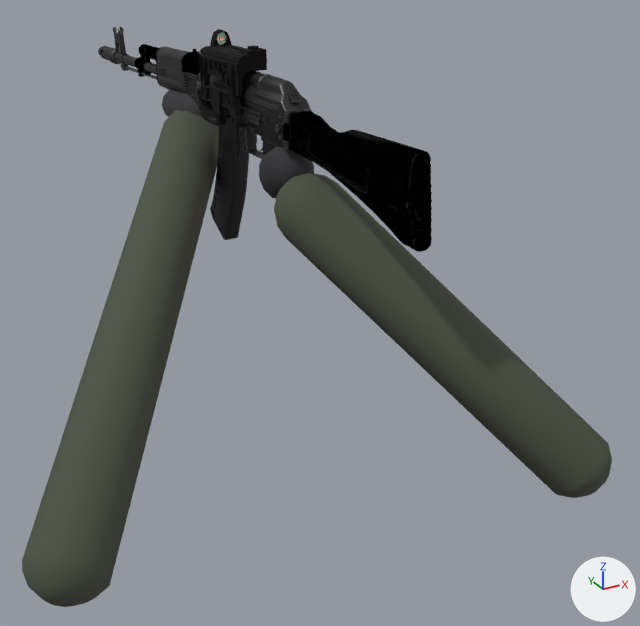
The glTF model physicsbox/assets/weapons/ak74_fp.glb: old version first, new version second.
Before and after are seen from a 50 mm camera at (-0.361, -0.711, 0.071) aimed at (0.18, 0.273, -0.421). The axes (+X, +Y, +Z) are drawn at lower right. The lights are the same throughout. The first picture is the older version. Vertices at exactly the same position are counted once.

Objects in the first picture: 'AK', 'ArmL', 'ArmR', 'HandR', 'Kobra', 'Mag' and 1 more.
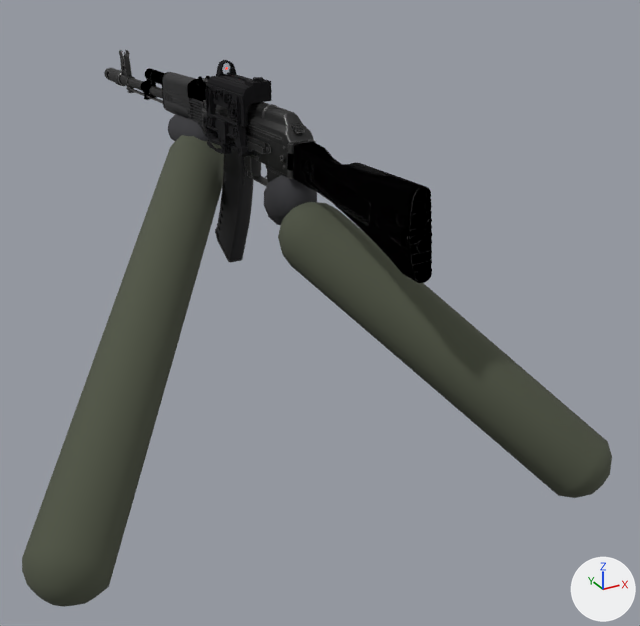
Boxes [x1, y1, x2, y2] around the edits, measured in the pictures (640 x 626 px; the box of a moved part takes in the faces that stretch with it):
'ArmL', reshaped: before [22, 110, 219, 607]; after [22, 135, 224, 607]
'ArmR', reshaped (9% shorter): before [274, 173, 612, 498]; after [278, 202, 612, 498]
'AK', reshaped: before [98, 27, 432, 252]; after [104, 50, 432, 283]
'Kobra', reshaped: before [197, 29, 267, 128]; after [203, 60, 272, 158]
'Mag', moved: before [210, 121, 249, 240]; after [215, 149, 254, 262]
'HandR', moved: before [259, 147, 314, 199]; after [264, 175, 317, 225]
part 3 of me_object_0, moved or reshaped: before [289, 111, 424, 249]; after [293, 142, 423, 280]
part 4 of me_object_0, moved or reshaped: before [399, 151, 431, 252]; after [401, 186, 432, 283]
part 5 of me_object_0, moved or reshaped: before [409, 164, 431, 177]; after [410, 199, 432, 212]
part 6 of me_object_0, moved or reshaped: before [425, 153, 431, 162]; after [426, 189, 431, 197]
part 7 of me_object_0, moved or reshaped: before [426, 236, 432, 247]; after [426, 268, 432, 278]
part 8 of me_object_0, moved or reshaped: before [409, 218, 432, 225]; after [410, 250, 432, 258]
part 9 of me_object_0, moved or reshaped: before [410, 228, 432, 235]; after [411, 260, 432, 268]
part 10 of me_object_0, moved or reshaped: before [411, 155, 418, 165]; after [412, 190, 419, 200]
part 11 of me_object_0, moved or reshaped: before [412, 239, 419, 249]; after [413, 271, 420, 281]
part 12 of me_object_0, moved or reshaped (mostly hidden): before [261, 137, 283, 155]; after [266, 165, 287, 183]
part 13 of me_object_0, deleted: before [115, 29, 301, 151]
part 14 of me_object_0, moved or reshaped: before [98, 27, 313, 159]; after [104, 50, 316, 187]
part 17 of me_kobra_sight_mat_1_0, moved or reshaped: before [197, 29, 267, 128]; after [203, 60, 272, 157]
part 18 of me_kobra_sight_mat_1_0, moved or reshaped: before [201, 112, 226, 125]; after [207, 140, 231, 154]
part 19 of me_kobra_sight_mat_1_0, moved or reshaped: before [217, 32, 226, 45]; after [222, 62, 232, 75]

The change, as a list of edits to the scene's bpy script:
```text
Change me_object_16:
    remove me_object_16.from_pydata(...)  # 520 vertices, 860 faces; spans x 0.107..0.135, y 0.375..0.489, z -0.352..-0.156
    add me_object_16.from_pydata(...)  # 520 vertices, 860 faces; spans x 0.117..0.145, y 0.385..0.499, z -0.392..-0.196
    me_object_16 part 1: the whole mesh is moved by (0.01, 0.01, -0.04)
Change me_sphere_004:
    remove me_sphere_004.from_pydata(...)  # 86 vertices, 168 faces; spans x -0.284..0.149, y -0.046..0.572, z -0.526..-0.171
    add me_sphere_004.from_pydata(...)  # 86 vertices, 168 faces; spans x -0.285..0.159, y -0.046..0.582, z -0.526..-0.211
    me_sphere_004 part 2: the whole mesh is multiplied about its middle by the matrix ((0.997, 0.004, 0.034), (-0.005, 0.997, 0.052), (-0.034, -0.052, 0.996)), then moved by (0.005, 0.005, -0.02)
Change me_object_0:
    remove me_object_0.from_pydata(...)  # 8690 vertices, 15762 faces; spans x 0.084..0.159, y -0.01..0.933, z -0.281..-0.09
    add me_object_0.from_pydata(...)  # 8693 vertices, 15762 faces; spans x 0.094..0.169, y 0.0..0.943, z -0.321..-0.13
    me_object_0 part 3: the loose piece of 508 vertices spanning x 0.117..0.158, y -0.004..0.238, z -0.236..-0.134 is moved by (0.01, 0.01, -0.04)
    me_object_0 part 4: the loose piece of 119 vertices spanning x 0.128..0.159, y -0.01..0.012, z -0.236..-0.134 is moved by (0.01, 0.01, -0.04)
    me_object_0 part 5: the loose piece of 40 vertices spanning x 0.131..0.157, y -0.001..0.002, z -0.159..-0.148 is moved by (0.01, 0.01, -0.04)
    me_object_0 part 6: the loose piece of 24 vertices spanning x 0.149..0.156, y -0.001..0.002, z -0.147..-0.136 is moved by (0.01, 0.01, -0.04)
    me_object_0 part 7: the loose piece of 24 vertices spanning x 0.149..0.157, y -0.01..-0.006, z -0.233..-0.223 is moved by (0.01, 0.01, -0.04)
    me_object_0 part 8: the loose piece of 14 vertices spanning x 0.131..0.158, y -0.006..-0.002, z -0.208..-0.204 is moved by (0.01, 0.01, -0.04)
    me_object_0 part 9: the loose piece of 16 vertices spanning x 0.131..0.157, y -0.007..-0.004, z -0.218..-0.214 is moved by (0.01, 0.01, -0.04)
    me_object_0 part 10: the loose piece of 24 vertices spanning x 0.132..0.139, y -0.002..0.001, z -0.147..-0.136 is moved by (0.01, 0.01, -0.04)
    me_object_0 part 11: the loose piece of 24 vertices spanning x 0.132..0.14, y -0.01..-0.007, z -0.233..-0.223 is moved by (0.01, 0.01, -0.04)
    me_object_0 part 12: the loose piece of 252 vertices spanning x 0.114..0.145, y 0.233..0.313, z -0.281..-0.174 is moved by (0.01, 0.01, -0.04)
    me_object_0 part 13: 62 loose pieces with 2881 vertices, spanning x 0.094..0.153, y 0.241..0.846, z -0.201..-0.092, are deleted
    me_object_0 part 14: 6 vertices moved within x 0.116..0.148, y 0.255..0.491, z -0.197..-0.139; 4018 vertices removed from x 0.084..0.15, y 0.233..0.933, z -0.21..-0.09; 6862 vertices added at x 0.094..0.163, y 0.243..0.943, z -0.25..-0.13
    other edits to the shape of me_object_0 do not show in these pictures
Change me_sphere_002:
    remove me_sphere_002.from_pydata(...)  # 86 vertices, 168 faces; spans x 0.088..0.365, y -0.125..0.255, z -0.545..-0.205
    add me_sphere_002.from_pydata(...)  # 86 vertices, 168 faces; spans x 0.098..0.365, y -0.126..0.265, z -0.545..-0.245
    me_sphere_002 part 15: the whole mesh is multiplied about its middle by the matrix ((0.991, 0.053, -0.033), (-0.025, 0.976, 0.055), (0.055, -0.085, 0.984)), then moved by (0.005, 0.005, -0.02)
Change me_sphere_001:
    remove me_sphere_001.from_pydata(...)  # 86 vertices, 168 faces; spans x 0.1014..0.1586, y 0.2274..0.3126, z -0.2549..-0.1749
    add me_sphere_001.from_pydata(...)  # 86 vertices, 168 faces; spans x 0.1114..0.1686, y 0.2374..0.3226, z -0.2949..-0.2149
    me_sphere_001 part 16: the whole mesh is moved by (0.01, 0.01, -0.04)
Change me_kobra_sight_mat_1_0:
    remove me_kobra_sight_mat_1_0.from_pydata(...)  # 951 vertices, 1872 faces; spans x 0.0862..0.1429, y 0.3342..0.4548, z -0.175..-0.0588
    add me_kobra_sight_mat_1_0.from_pydata(...)  # 939 vertices, 1866 faces; spans x 0.0962..0.1529, y 0.3433..0.464, z -0.2164..-0.1002
    me_kobra_sight_mat_1_0 part 17: the loose piece of 810 vertices spanning x 0.0867..0.1429, y 0.3342..0.4548, z -0.1697..-0.0588 is moved by (0.01, 0.0092, -0.0414)
    me_kobra_sight_mat_1_0 part 18: the loose piece of 109 vertices spanning x 0.0862..0.1036, y 0.3893..0.449, z -0.175..-0.1587 is moved by (0.01, 0.0092, -0.0414)
    me_kobra_sight_mat_1_0 part 19: the loose piece of 20 vertices spanning x 0.1121..0.1297, y 0.4422..0.4431, z -0.0789..-0.061 is moved by (0.01, 0.0092, -0.0414), in mat_kobraglass (pale blue #daedf9)
    other edits to the shape of me_kobra_sight_mat_1_0 do not show in these pictures
    remove me_kobra_sight_mat_1_0.materials.append(mat_mat_3)  # red #e70000
    remove me_kobra_sight_mat_1_0.materials.append(mat_mat_2)  # green #c0e7cc
    add me_kobra_sight_mat_1_0.materials.append(mat_kobraglass)  # pale blue #daedf9
```
